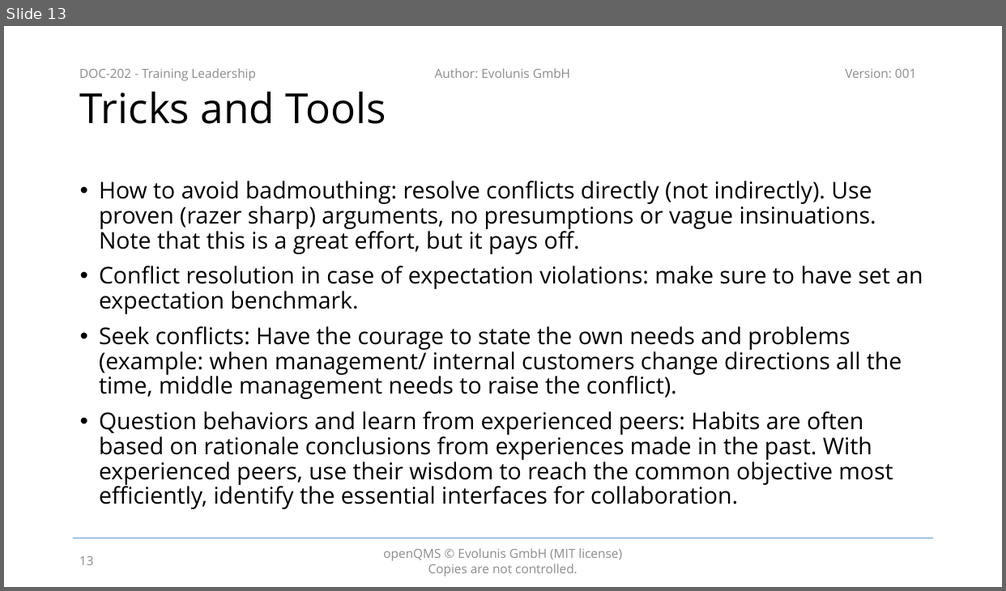
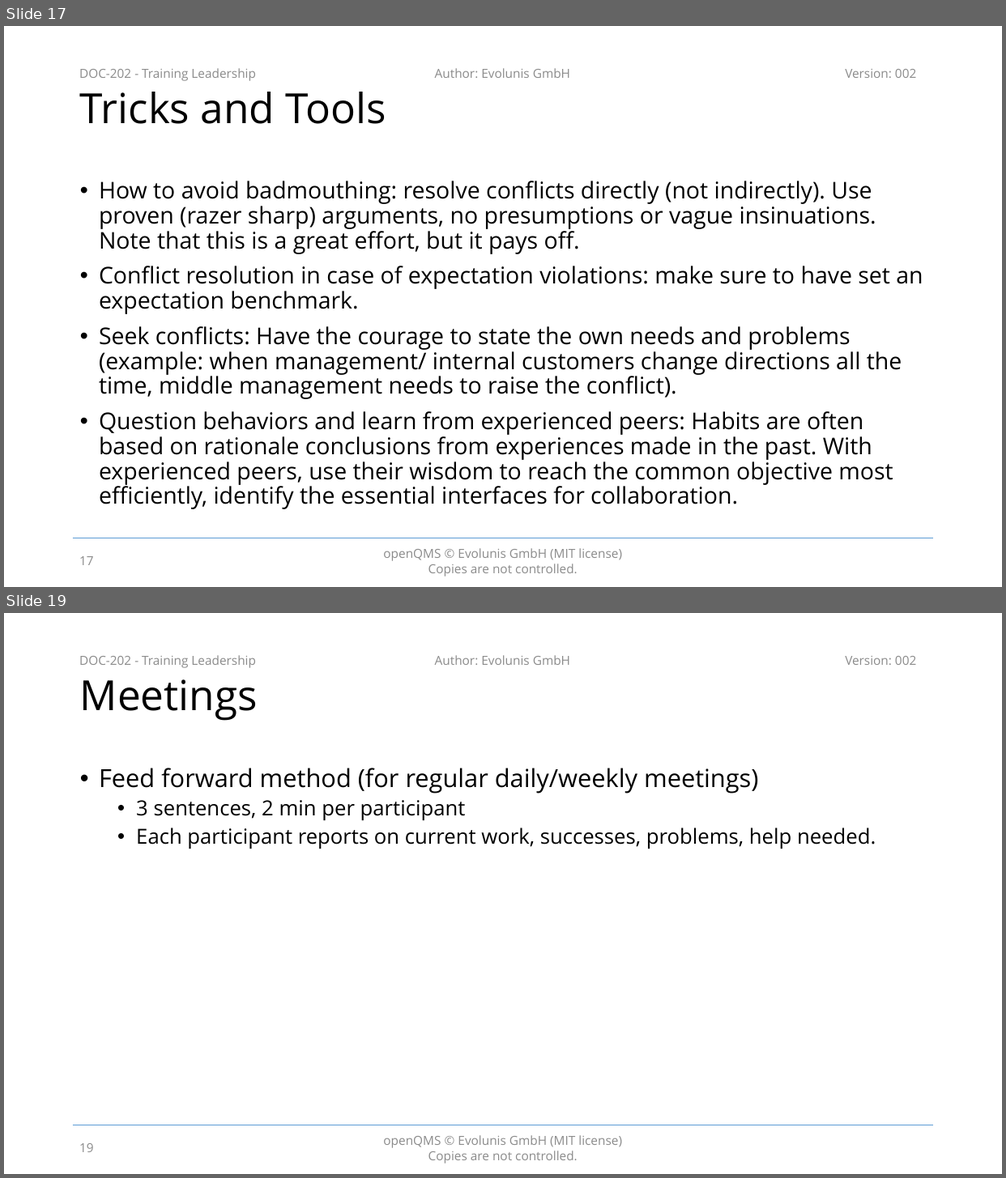
Before and after one commit to evolunis/openQMS, a slide deck: 2. Design and Development/DOC-202 - Training Leadership.pptx. Shown one above the other, each under a label of ours: slide 13 before the commit, slides 17 and 19 after it; the slides between them are not shown. The pictures are 1006x591 and 1006x1178 pixels, drawn with LibreOffice and Linux fonts; fonts in the diff are those of the drawing; background and template pictures are left out. Boxes give left, top, right and bottom in pixels: in the first picture for what was removed or moved away, otherwise in the second. Text is boxed around its words. In the diff, an @@ line names an element or a change of style, - is before the commit and + after.

```diff
--- a/2. Design and Development/DOC-202 - Training Leadership.pptx
+++ b/2. Design and Development/DOC-202 - Training Leadership.pptx
@@ slide 19 added at [4, 613, 1002, 1174], background #FFFFFF; not listed: 5 template elements that a slide beside it also shows @@
@@ title added at [80, 679, 258, 721], 40 pt, text #000000 @@
+Meetings
@@ text added at [99, 768, 876, 850], 20 pt, text #000000 @@
+• Feed forward method (for regular daily/weekly meetings)
+  • 3 sentences, 2 min per participant
+  • Each participant reports on current work, successes, problems, help needed.
@@ page number added at [79, 1144, 94, 1152], 12 pt, text #8C8C8C @@
+19
@@ what was slide 13 is now slide 17 @@
@@ slide 17 changed as well @@
@@ text at [845, 69, 916, 78]: text changed @@
-Version: 001
+Version: 002
@@ page number at [79, 557, 94, 565]: text changed @@
-13
+17
```
Also in this commit, not shown: 12 other slides changed, 10 other slides added.
